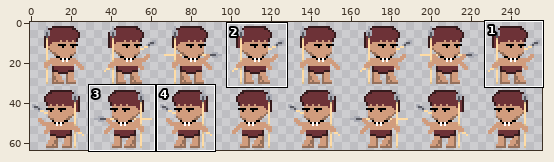
Two states of a sprite sheet, bin/enemy/move.png. Above, an overview of the earlier version with the close-up marked.
Close-up. Old version:
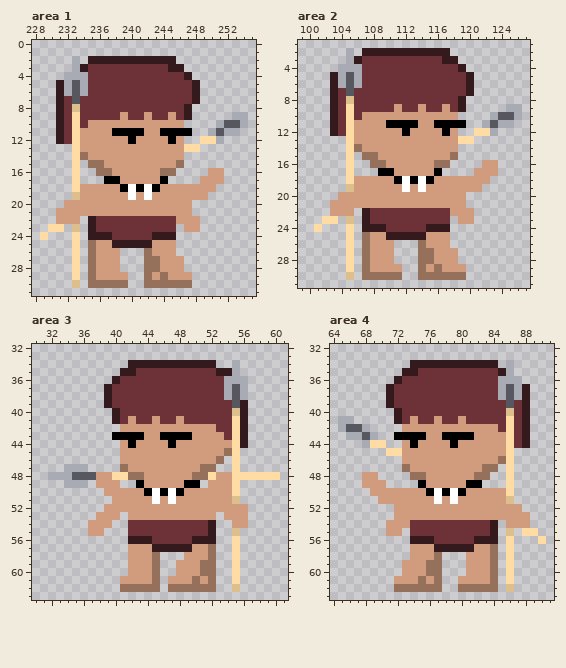
The file is 256x64 pixels. Shown: area 1: x 228..255, y 0..31; area 2: x 99..127, y 1..31; area 3: x 30..61, y 32..63; area 4: x 64..91, y 32..63. The commit also changed other parts of the picture, which this record leaves out.
New version:
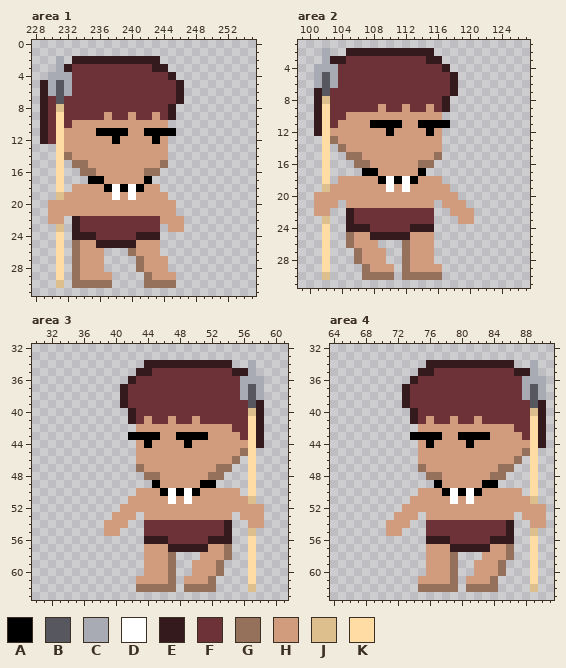
Palette (. is transparent): A #000000  B #56575f  C #a9abb4  D #ffffff  E #341a1c  F #6d3237  G #95705a  H #d19c7d  J #ddbe8d  K #ffdca4
The edit:
Area 1:
y 2: x 231 . -> C; x 233..234 C. -> EE; x 244..245 EE -> ..
y 3: x 231..234 ..CE -> CEFF; x 243..246 FFEE -> EE..
y 4: x 230..231 .. -> CC; x 233..234 CC -> FF; x 245..247 FFE -> E..
y 5..6: x 229..231 ..E -> ECB; x 233..234 BC -> FF; x 246..248 FFE -> E..
y 7: x 229..231 ..E -> EFB; x 233 B -> F; x 246..248 FFE -> E..
y 8: x 229..231 ..E -> EFJ; x 233 J -> F; x 245..247 FFE -> E..
y 9: x 229..231 ..E -> EFK; x 233 K -> F; x 237 F -> H; x 239..240 HF -> FH; x 242..243 HF -> FH; x 245..247 HFE -> E..; x 253..254 CC -> ..
y 10: x 229..231 ..E -> EFK; x 233..234 KF -> HH; x 245..246 HH -> ..; x 251..254 CBBC -> ....
y 11: x 229..233 ..EFK -> EFKHH; x 236..237 HH -> AA; x 240..243 AAHH -> HHAA; x 246..247 AA -> ..; x 250..253 CBCC -> ....
y 12: x 229..233 ..EFK -> EFKHH; x 238 H -> A; x 240 A -> H; x 243 H -> A; x 245..246 AH -> ..; x 249..251 KKC -> ...
y 13: x 231..233 ..K -> KHH; x 245..248 HHKK -> ....
y 14: x 231..234 ..KG -> KGHH; x 245..246 HH -> ..
y 15: x 231 . -> K; x 233..236 K.GG -> GGHH; x 244..246 HHG -> G..
y 16: x 231 . -> K; x 233..237 K..GG -> .GGHH; x 242..245 HHGG -> GG..; x 250..251 HH -> ..
y 17: x 231 . -> K; x 233 K -> .; x 235..238 ..AA -> AAHH; x 242..244 HHA -> A..; x 249..251 HHH -> ...
y 18: x 231 . -> K; x 233 K -> H; x 237..238 HH -> AD; x 242..250 DAHHHHHHH -> HH.......
y 19: x 231..233 ..J -> JHH; x 238 H -> D; x 242 D -> H; x 245..249 HHHHH -> .....
y 20: x 230..231 .. -> HH; x 246..247 HH -> ..
y 21: x 230 . -> H; x 246..247 HH -> ..
y 22: x 230 . -> H; x 232..235 HH.E -> .EFF; x 244..245 FF -> HH; x 247..248 HH -> ..
y 23: x 230..231 KK -> .J; x 233..235 J.E -> EFF; x 244..248 FF.HH -> .HH..
y 24: x 229 K -> .; x 231 . -> K; x 233..234 K. -> EE; x 236..237 EE -> FF; x 241..242 FF -> EE; x 244..245 EE -> ..
y 25: x 231 . -> K; x 233..237 K.GHH -> GHHEE; x 241..242 EE -> HH; x 244..245 HH -> ..
y 26: x 231 . -> K; x 233..235 K.G -> GHH; x 237..238 HH -> ..; x 240..242 ..G -> GHH; x 244..245 HH -> ..
y 27..28: x 231 . -> K; x 233..235 K.G -> GHH; x 237..238 HH -> ..; x 241..243 .GG -> GHH; x 245..246 HH -> ..
y 29: x 231 . -> K; x 233..235 K.G -> GHH; x 238..239 HH -> ..; x 244 G -> H; x 246..247 HH -> ..
y 30: x 231 . -> J; x 233..234 J. -> GG; x 238..239 GG -> ..; x 246..247 GG -> ..
Area 2:
y 2: x 102 . -> C; x 105..106 C. -> EE; x 116..117 EE -> ..
y 3: x 102..106 ...CE -> CEEFF; x 115..118 FFEE -> EE..
y 4: x 101..106 ...CCC -> CCCFFF; x 117..119 FFE -> E..
y 5..6: x 101..106 ..ECBC -> CBCFFF; x 118..120 FFE -> E..
y 7: x 101..103 ..E -> EBF; x 105 B -> F; x 118..120 FFE -> E..
y 8: x 101..103 ..E -> EJF; x 105 J -> F; x 117..119 FFE -> E..
y 9: x 101..103 ..E -> EKF; x 105 K -> F; x 109 F -> H; x 111..112 HF -> FH; x 114..115 HF -> FH; x 117..119 HFE -> E..; x 125..126 CC -> ..
y 10: x 101..103 ..E -> EKF; x 105..106 KF -> HH; x 117..118 HH -> ..; x 123..126 CBBC -> ....
y 11: x 101..105 ..EFK -> EKFHH; x 108..109 HH -> AA; x 112..115 AAHH -> HHAA; x 118..119 AA -> ..; x 122..125 CBCC -> ....
y 12: x 101..105 ..EFK -> EKHHH; x 110 H -> A; x 112 A -> H; x 115 H -> A; x 117..118 AH -> ..; x 121..123 KKC -> ...
y 13: x 102..105 ...K -> KGHH; x 117..120 HHKK -> ....
y 14: x 102 . -> K; x 104..106 .KG -> GHH; x 117..118 HH -> ..
y 15: x 102 . -> K; x 105..108 K.GG -> GGHH; x 116..118 HHG -> G..
y 16: x 102 . -> K; x 105..109 K..GG -> .GGHH; x 114..117 HHGG -> GG..; x 122..123 HH -> ..
y 17: x 102 . -> K; x 105 K -> .; x 107..110 ..AA -> AAHH; x 114..116 HHA -> A..; x 121..123 HHH -> ...
y 18: x 102 . -> K; x 104..105 .K -> HH; x 109..110 HH -> AD; x 114..115 DA -> HH; x 117..122 HHHHHH -> ......
y 19: x 102..105 ...J -> JHHH; x 110 H -> D; x 114 D -> H; x 118..121 HHHH -> ....
y 20: x 101..103 ... -> HHH; x 119 H -> .
y 21: x 101..102 .. -> HH; x 104 H -> .; x 116 H -> .
y 22: x 101..107 ..HHH.E -> HH..EFF; x 116..117 FF -> ..
y 23: x 102..103 KK -> J.; x 105..107 J.E -> EFF; x 116..117 FF -> ..
y 24: x 101..102 K. -> .K; x 105..106 K. -> EE; x 108..109 EE -> FF; x 113..114 FF -> EE; x 116..117 EE -> ..
y 25: x 102 . -> K; x 105..109 K.GHH -> GHHEE; x 113..114 EE -> HH; x 116..117 HH -> ..
y 26: x 102 . -> K; x 105..107 K.G -> GHH; x 109..110 HH -> ..; x 112..114 ..G -> GHH; x 116..117 HH -> ..
y 27..28: x 102 . -> K; x 105..107 K.G -> .GH; x 110 H -> .; x 112..118 ..GGHHH -> GHHH...
y 29: x 102 . -> K; x 105 K -> .; x 111..114 H..G -> .GHH; x 116..119 GHHH -> H...
y 30: x 102 . -> J; x 105 J -> .; x 111..113 G.. -> .GG; x 117..119 GGG -> ...
Area 3:
y 34: x 42..43 EE -> ..; x 53..55 ..C -> EE.; x 57 . -> C
y 35: x 41..44 EEFF -> ..EE; x 53..57 EEC.. -> FFEEC
y 36: x 40..42 EFF -> ..E; x 54..55 CC -> FF; x 57..58 .. -> CC
y 37..38: x 39..41 EFF -> ..E; x 54..55 CB -> FF; x 57..58 .. -> BC
y 39: x 39..41 EFF -> ..E; x 55..58 BE.. -> FFBE
y 40: x 40..42 EFF -> ..E; x 55..58 JE.. -> FFJE
y 41: x 40..42 EFH -> ..E; x 44..45 FH -> HF; x 47..48 FH -> HF; x 50 F -> H; x 55..58 KE.. -> FFKE
y 42: x 41..42 HH -> ..; x 53..58 FFKE.. -> HHFFKE
y 43: x 40..41 AA -> ..; x 44..47 HHAA -> AAHH; x 50..51 HH -> AA; x 54..58 FKE.. -> HHFKE
y 44: x 41..42 HA -> ..; x 44 H -> A; x 47 A -> H; x 49 H -> A; x 55..58 KE.. -> HHKE
y 45: x 41..42 HH -> ..; x 54..57 GK.. -> HHGK
y 46: x 41..42 HH -> ..; x 53..55 G.K -> HHG; x 57 . -> K
y 47: x 34..36 CCC -> ...; x 41..43 GHH -> ..G; x 51..55 GG..K -> HHGG.; x 57 . -> K
y 48: x 32..45 CCCBBBHHKKGGHH -> ............GG; x 50..56 GGKHHKK -> HHGG...; x 58..60 KKK -> ...
y 49: x 34..36 CCC -> ...; x 38..40 HHH -> ...; x 43..45 AHH -> ..A; x 49..55 AA.HHHK -> HHAA...; x 57 . -> K
y 50: x 39..42 HHHH -> ....; x 44..45 AD -> HH; x 49..50 HH -> DA; x 55 K -> H; x 57 . -> K
y 51: x 40..41 HH -> ..; x 45 D -> H; x 49 H -> D; x 55..57 J.. -> HHJ
y 52: x 39..40 HH -> ..; x 57..58 .. -> HH
y 53: x 38..39 HH -> ..; x 41 . -> H; x 43 H -> .; x 53 . -> H; x 55 H -> .; x 57..58 .. -> HH
y 54: x 37..38 HH -> ..; x 40..43 ..FF -> HH..; x 52..58 E..HH.. -> FFE..HH
y 55: x 37..40 HH.. -> ..HH; x 42..43 FF -> ..; x 52..55 E..J -> FFE.; x 57 . -> J
y 56: x 42..43 EE -> ..; x 45..46 FF -> EE; x 50..51 EE -> FF; x 53..55 ..K -> EE.; x 57 . -> K
y 57: x 42..43 HH -> ..; x 45..46 EE -> HH; x 50..55 HHG..K -> EEHHG.; x 57 . -> K
y 58: x 42..43 HH -> ..; x 45..47 G.. -> HHG; x 49..50 HH -> ..; x 52..55 G..K -> HHG.; x 57 . -> K
y 59..60: x 42..43 HH -> ..; x 45..49 G..HH -> HHG..; x 51..53 GG. -> HHG; x 55 K -> .; x 57 . -> K
y 61: x 41..42 HH -> ..; x 45..48 G.HH -> HHG.; x 50 G -> H; x 55 K -> .; x 57 . -> K
y 62: x 41..42 GG -> ..; x 46 . -> G; x 48 G -> .; x 55 J -> .; x 57 . -> J
Area 4:
y 34: x 74..75 EE -> ..; x 85..86 .C -> EE; x 89 . -> C
y 35: x 73..76 EEFF -> ..EE; x 85..89 EC... -> FFEEC
y 36: x 72..74 EFF -> ..E; x 85..90 CCC... -> FFFCCC
y 37..38: x 71..73 EFF -> ..E; x 85..90 CBCE.. -> FFFCBC
y 39: x 71..73 EFF -> ..E; x 86 B -> F; x 88..90 E.. -> FBE
y 40: x 72..74 EFF -> ..E; x 86 J -> F; x 88..90 E.. -> FJE
y 41: x 65..66 CC -> ..; x 72..74 EFH -> ..E; x 76..77 FH -> HF; x 79..80 FH -> HF; x 82 F -> H; x 86 K -> F; x 88..90 E.. -> FKE
y 42: x 65..68 CBBC -> ....; x 73..74 HH -> ..; x 85..86 FK -> HH; x 88..90 E.. -> FKE
y 43: x 66..69 CCBC -> ....; x 72..73 AA -> ..; x 76..79 HHAA -> AAHH; x 82..83 HH -> AA; x 86..90 KFE.. -> HHFKE
y 44: x 68..70 CKK -> ...; x 73..74 HA -> ..; x 76 H -> A; x 79 A -> H; x 81 H -> A; x 86..90 KFE.. -> HHHKE
y 45: x 71..74 KKHH -> ....; x 86..89 K... -> HHGK
y 46: x 73..74 HH -> ..; x 85..87 GK. -> HHG; x 89 . -> K
y 47: x 73..75 GHH -> ..G; x 83..86 GG.K -> HHGG; x 89 . -> K
y 48: x 68..69 HH -> ..; x 74..77 GGHH -> ..GG; x 82..86 GG..K -> HHGG.; x 89 . -> K
y 49: x 68..70 HHH -> ...; x 75..77 AHH -> ..A; x 81..84 AA.. -> HHAA; x 86 K -> .; x 89 . -> K
y 50: x 69..74 HHHHHH -> ......; x 76..77 AD -> HH; x 81..82 HH -> DA; x 86..87 K. -> HH; x 89 . -> K
y 51: x 70..73 HHHH -> ....; x 77 D -> H; x 81 H -> D; x 86..89 J... -> HHHJ
y 52: x 72 H -> .; x 88..90 ... -> HHH
y 53: x 75 H -> .; x 87 H -> .; x 89..90 .. -> HH
y 54: x 74..75 FF -> ..; x 84..90 E.HHH.. -> FFE..HH
y 55: x 74..75 FF -> ..; x 84..86 E.J -> FFE; x 88..89 KK -> .J
y 56: x 74..75 EE -> ..; x 77..78 FF -> EE; x 82..83 EE -> FF; x 85..86 .K -> EE; x 89..90 .K -> K.
y 57: x 74..75 HH -> ..; x 77..78 EE -> HH; x 82..86 HHG.K -> EEHHG; x 89 . -> K
y 58: x 74..75 HH -> ..; x 77..79 G.. -> HHG; x 81..82 HH -> ..; x 84..86 G.K -> HHG; x 89 . -> K
y 59..60: x 73..79 HHHGG.. -> ...HHHG; x 81 H -> .; x 84..86 G.K -> HG.; x 89 . -> K
y 61: x 72..75 HHHG -> ...H; x 77..80 G..H -> HHG.; x 86 K -> .; x 89 . -> K
y 62: x 72..74 GGG -> ...; x 78..80 ..G -> GG.; x 86 J -> .; x 89 . -> J
Boxes around the changes in both close-ups, in picture pixels (x1, y1, x2, y2):
changed: (40, 56, 248, 288)
changed: (314, 48, 522, 280)
changed: (48, 360, 280, 592)
changed: (338, 360, 546, 592)
